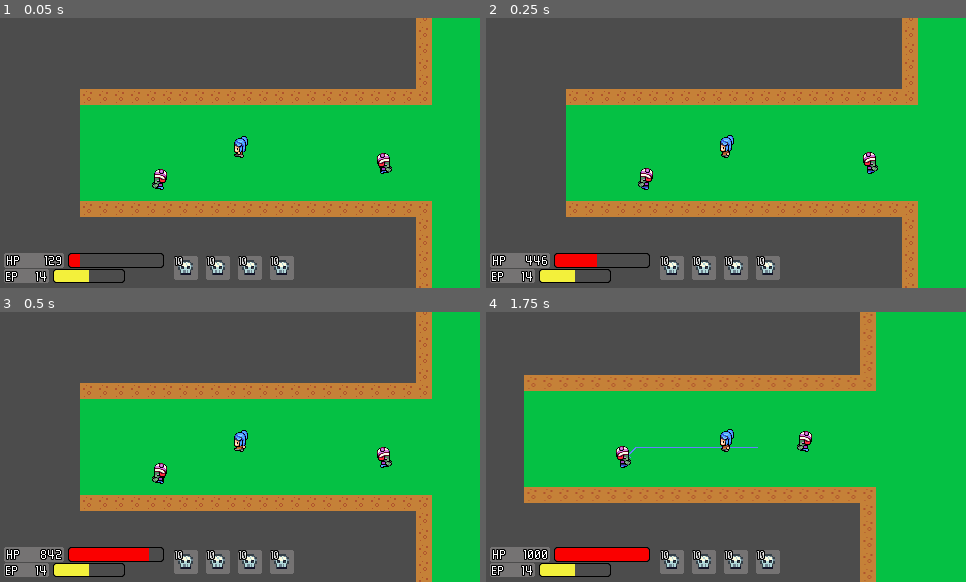
Above: before the commit, frames 1-4 (two rows, left to right).
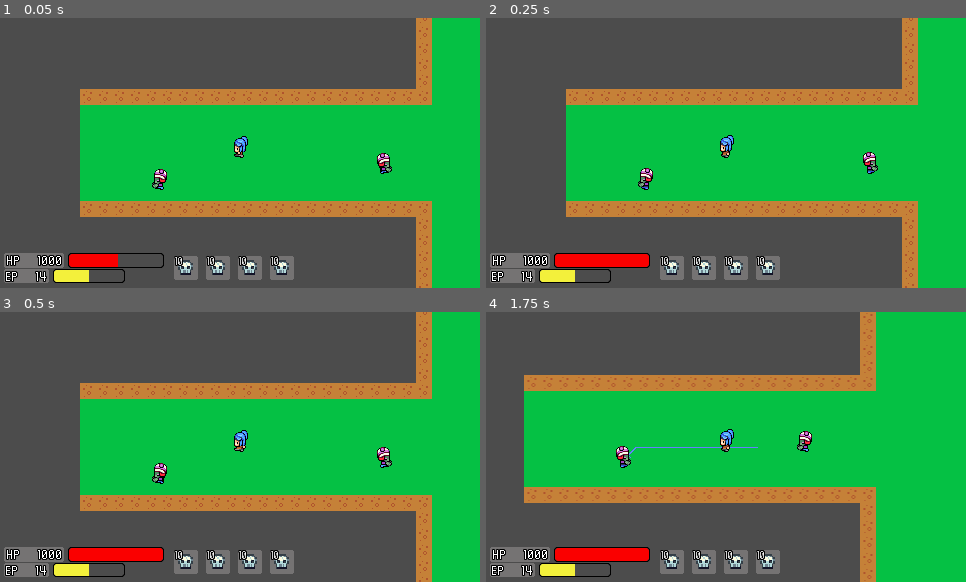
Above: after the commit, the same moments.

Repository: destroysound/DungeonCrawl
Game: Godot game, scene res://GameScene.tscn
The game is run twice, just before and just after one commit, with the same random seed, the same clock (stepped at 60 frames per second) and the same inputs.
Inputs (mouse positions are in pixels of both pictures, inside the frame that each line leads up to):
- Up to frame 1 (0.05 s): no input
- Up to frame 2 (0.25 s): no input
- Up to frame 3 (0.5 s): no input
- Up to frame 4 (1.75 s): move the mouse to (870, 457) at 0.52 s; click (870, 457) at 0.67 s; move the mouse to (596, 457) at 1.27 s; click (596, 457) at 1.42 s

The runs differ from the first frame. In frame 1, 0.5% of the frame differs, in the area x 7-25%, y 87-93%; in frame 2, 0.6%, in the area x 7-34%, y 87-93%; in frame 3, 0.3%; in frame 4, nothing differs.

Commit message:
Update GUI.gd

Diff:
--- a/GUI.gd
+++ b/GUI.gd
@@ -14,15 +14,15 @@
 
 func _process(delta):
 	var round_value = round(animated_health)
-	number_label.text = str(round_value)
 	bar.value = animated_health
 
 func _on_Player_health_changed(curHp, maxHp):
 	bar.max_value = maxHp
+	number_label.text = str(curHp)
 	update_health(curHp)
 
 func update_health(new_value):
-	tween.interpolate_property(self, "animated_health", animated_health, new_value, 0.6)
+	tween.interpolate_property(self, "animated_health", animated_health, new_value, 0.1)
 	if not tween.is_active():
 		tween.start()
 
@@ -30,3 +30,4 @@
 func _on_Player_died():
 	var start_color = Color(1.0, 1.0, 1.0, 1.0)
 	var end_color = Color(1.0, 1.0, 1.0, 0.0)
+	tween.interpolate_property(self, "modulate", start_color, end_color, 1.0)
